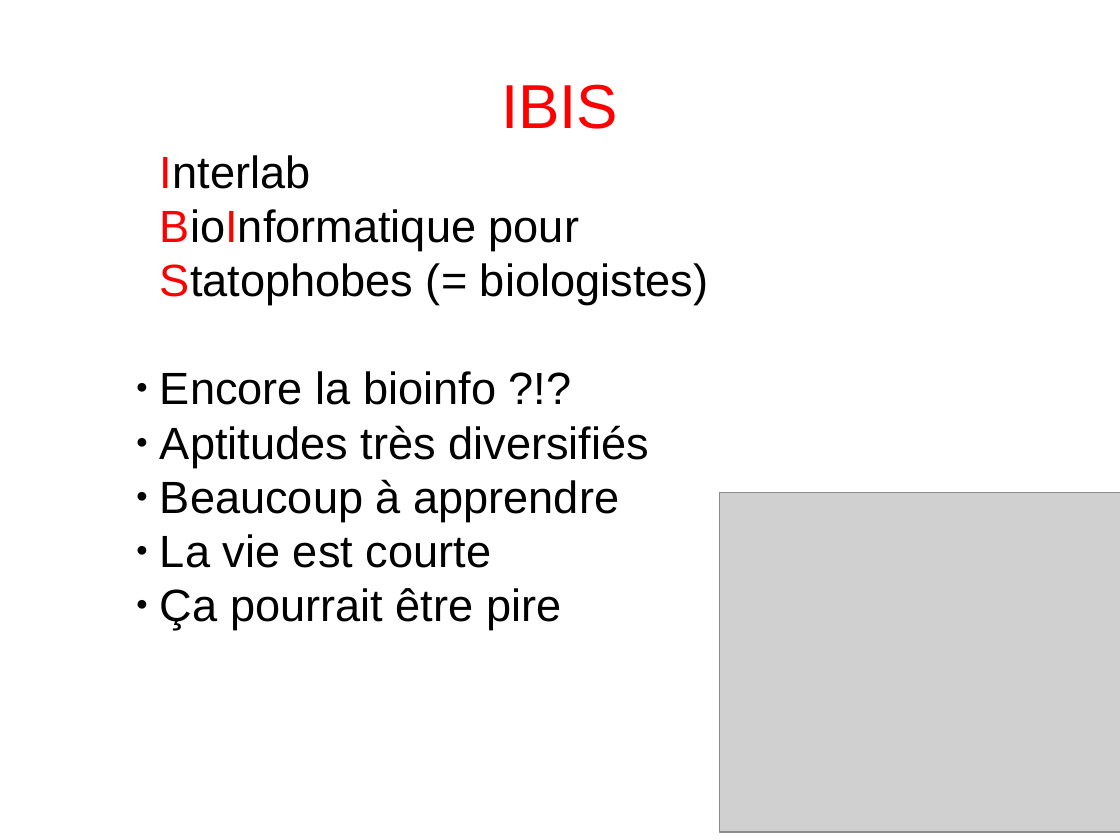
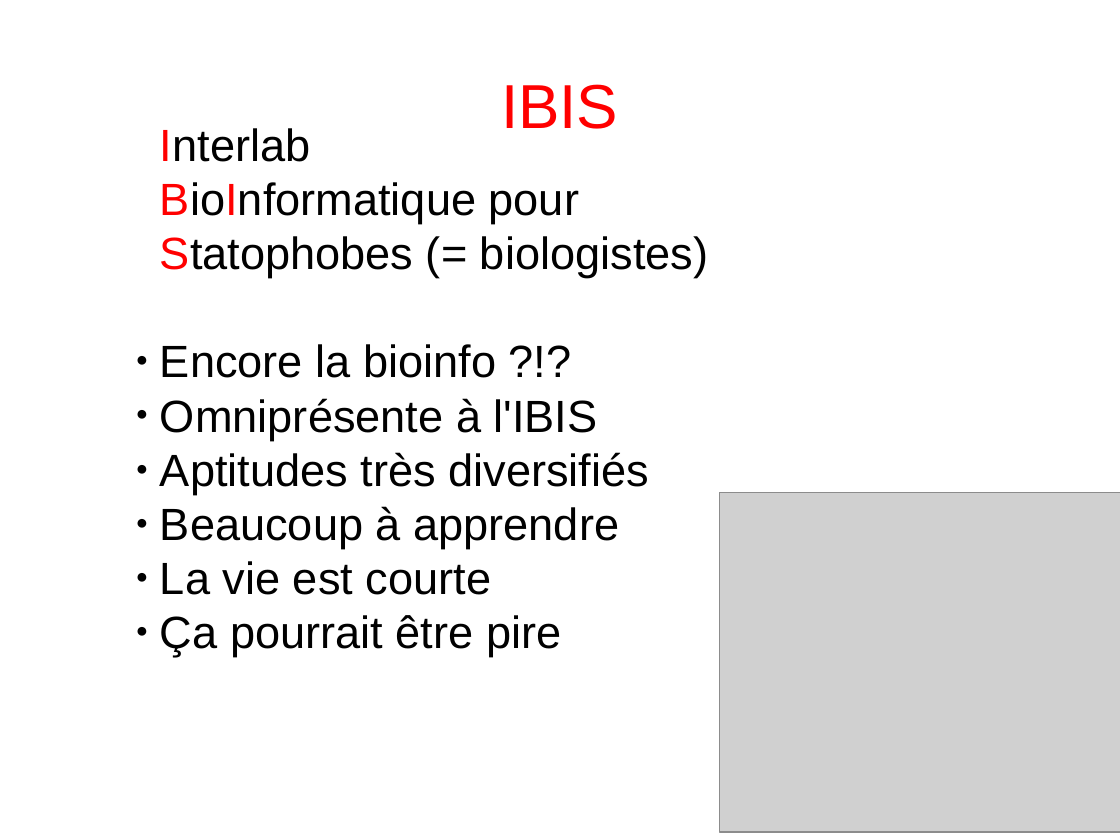
Before and after one commit to enormandeau/club_bioinfo_ibis, a slide deck: slide 4 of 01_presentations/01_presentation_club_interlab_ibis/presentation.odp. Drawn at 1120x840 pixels with LibreOffice and Linux fonts; fonts in the diff are those of the drawing; grey boxes stand for pictures. Boxes give left, top, right and bottom in pixels: in the first picture for what was removed or moved away, otherwise in the second. Text is boxed around its words. In the diff, an @@ line names an element or a change of style, - is before the commit and + after.

```diff
--- a/01_presentations/01_presentation_club_interlab_ibis/presentation.odp
+++ b/01_presentations/01_presentation_club_interlab_ibis/presentation.odp
@@ subtitle "Interlab": place and size @@
-subtitle "Interlab" at bbox=[160, 155, 708, 630]
+subtitle "Interlab" at bbox=[160, 128, 708, 657]
@@ subtitle at bbox=[160, 398, 598, 440]: paragraph added @@
+● Omniprésente à l'IBIS
```
Also in this commit, not shown: 2 other slides changed, 1 slide added, 1 slide removed, 2 other files.
